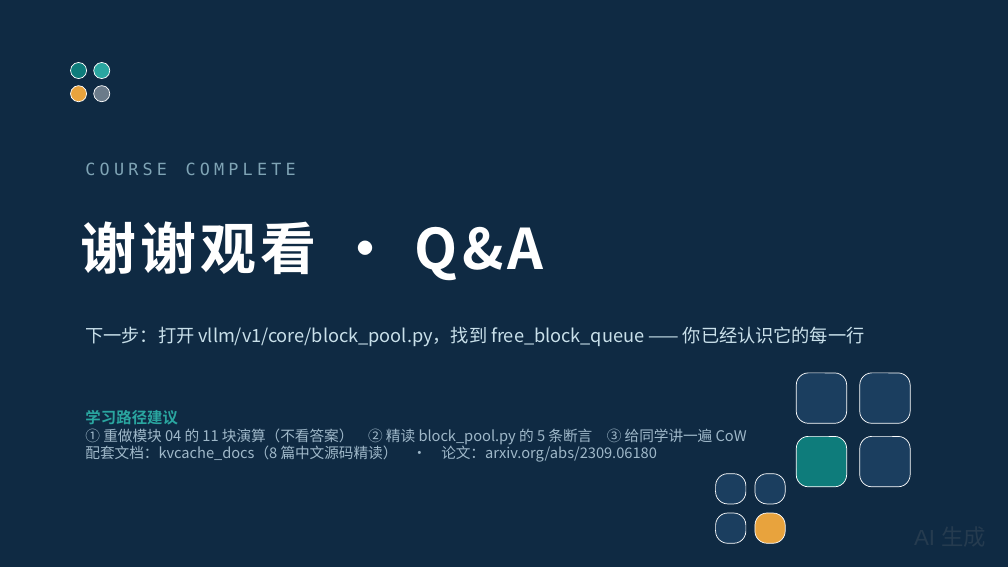
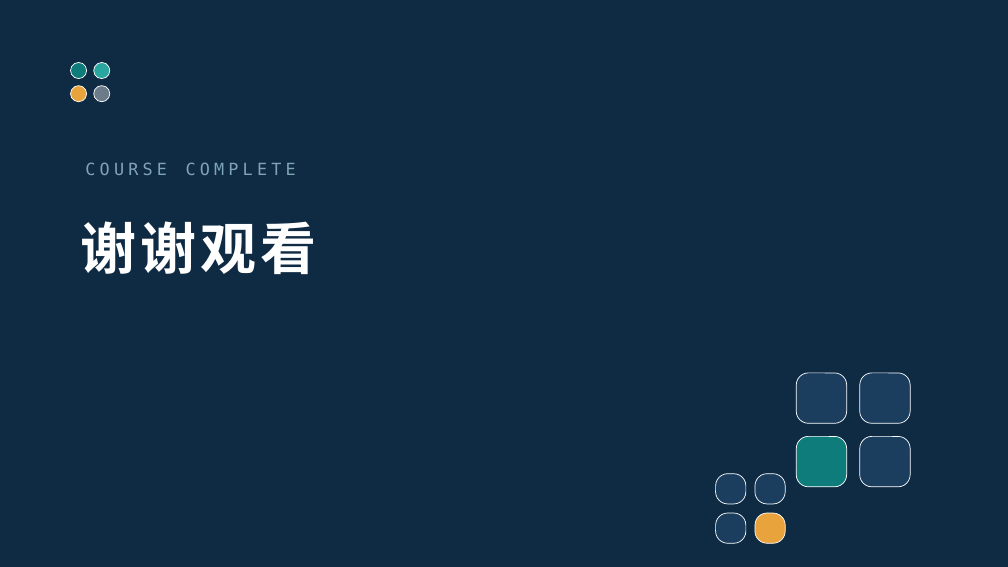
Before and after one commit to GoCHug/vllm, a slide deck: slide 44 of vllm/v1/core/kvcache_ppt/KVCache_管理机制详解_教学版.pptx. Drawn at 1008x567 pixels with LibreOffice and Linux fonts; fonts in the diff are those of the drawing. Boxes give left, top, right and bottom in pixels: in the first picture for what was removed or moved away, otherwise in the second. Text is boxed around its words. In the diff, an @@ line names an element or a change of style, - is before the commit and + after.

```diff
--- a/vllm/v1/core/kvcache_ppt/KVCache_管理机制详解_教学版.pptx
+++ b/vllm/v1/core/kvcache_ppt/KVCache_管理机制详解_教学版.pptx
@@ text at (80,221,316,274): text changed @@
-谢谢观看 · Q&A
+谢谢观看
@@ text removed at (85,326,864,346) @@
-下一步：打开 vllm/v1/core/block_pool.py，找到 free_block_queue —— 你已经认识它的每一行
@@ text removed at (85,410,747,462) @@
-学习路径建议
-① 重做模块 04 的 11 块演算（不看答案） ② 精读 block_pool.py 的 5 条断言 ③ 给同学讲一遍 CoW
-配套文档：kvcache_docs（8 篇中文源码精读） · 论文：arxiv.org/abs/2309.06180
```
Also in this commit, not shown: 43 other slides changed, 1 other file.
